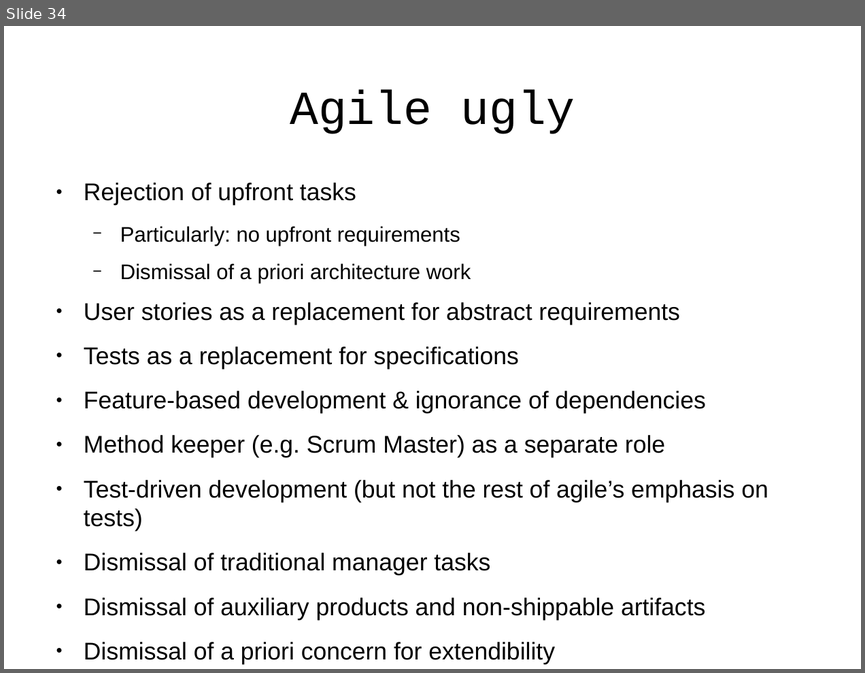
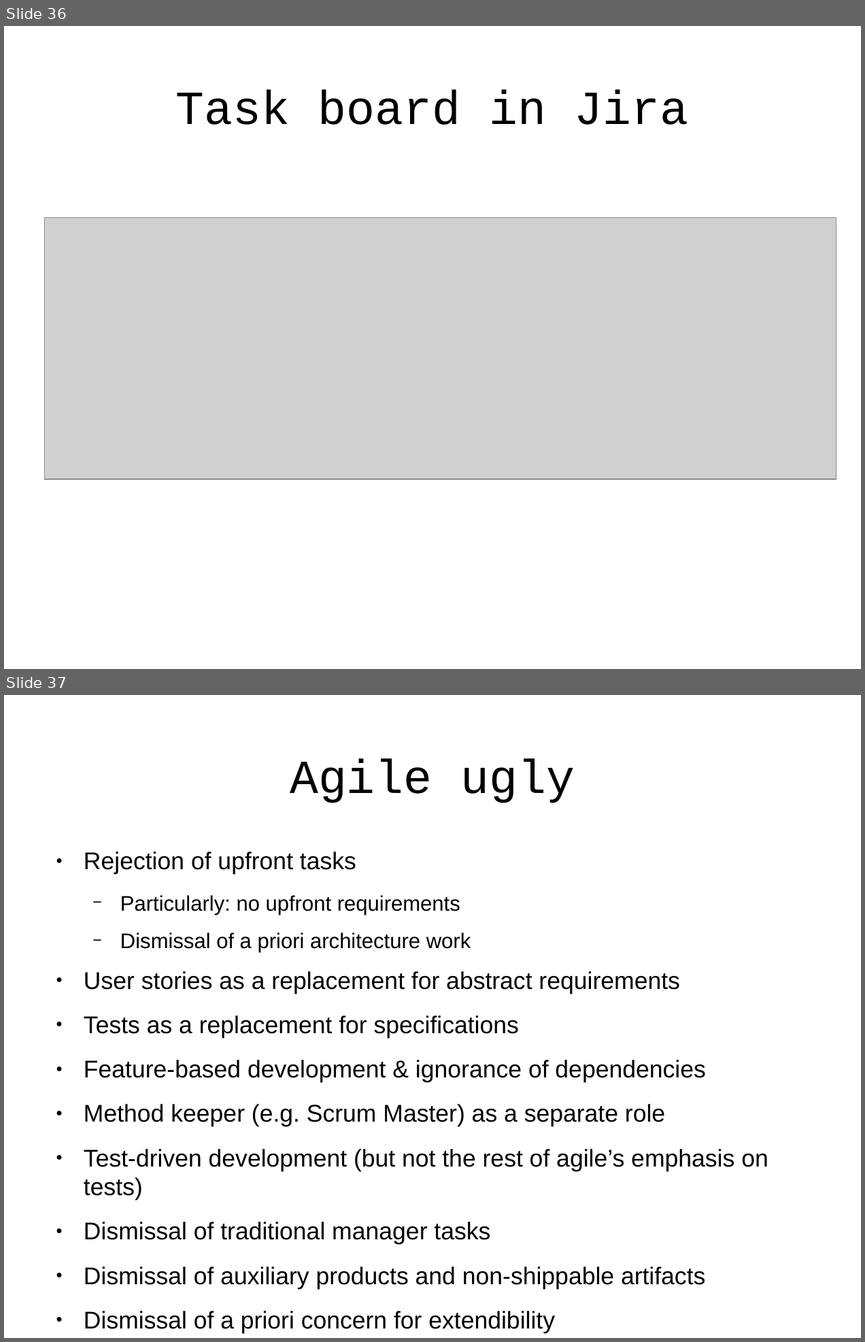
Before and after one commit to j-avdeev/EnterpriseSystemsDevelopment, a slide deck: Lec4 - Agile/Enterprise System Development - lec day4 - Agile.odp. Shown one above the other, each under a label of ours: slide 34 before the commit, slides 36 and 37 after it. The pictures are 865x673 and 865x1342 pixels, drawn with LibreOffice and Linux fonts; fonts in the diff are those of the drawing; grey boxes stand for pictures. Boxes give left, top, right and bottom in pixels: in the first picture for what was removed or moved away, otherwise in the second. Text is boxed around its words. In the diff, an @@ line names an element or a change of style, - is before the commit and + after.

```diff
--- a/Lec4 - Agile/Enterprise System Development - lec day4 - Agile.odp
+++ b/Lec4 - Agile/Enterprise System Development - lec day4 - Agile.odp
@@ slide 36 added at (4,26,861,669), background #FFFFFF @@
@@ title added at (175,89,689,125), 44 pt, text #000000 @@
+Task board in Jira
@@ picture added at (44,217,837,478) @@
@@ what was slide 34 is now slide 37 @@
```
Also in this commit, not shown: 2 other slides added, 16 other files.
